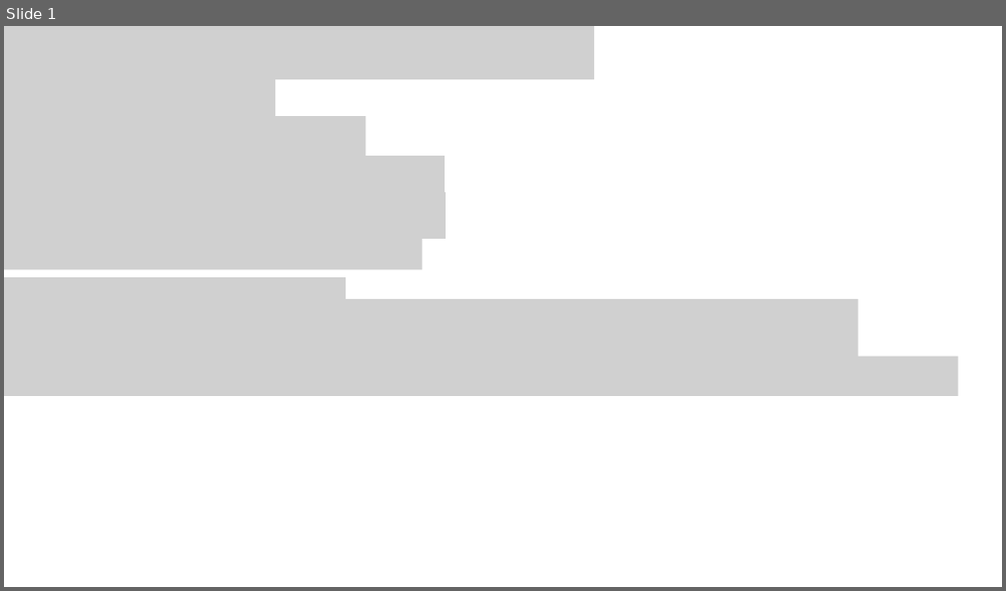
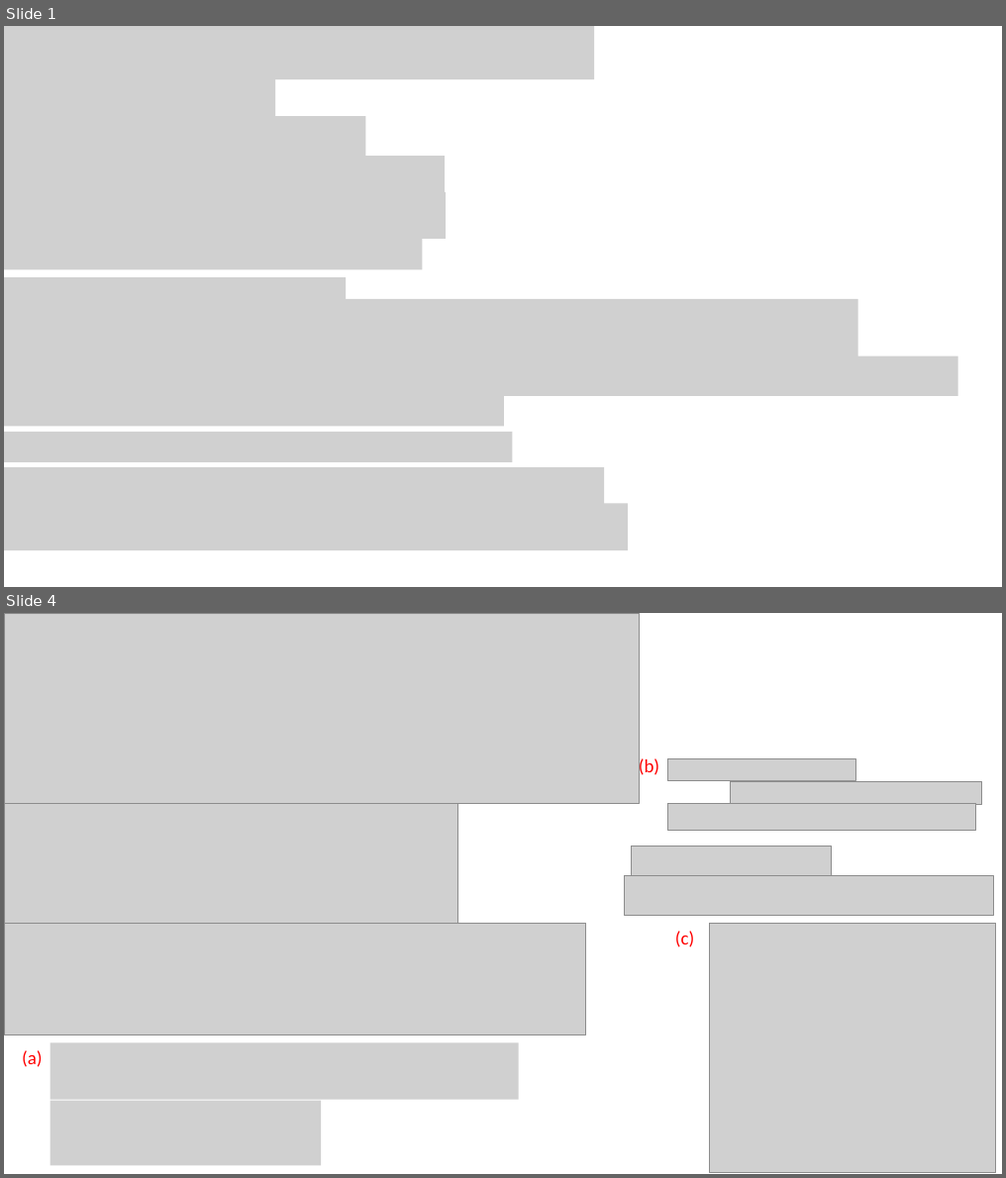
Before and after one commit to chris-nthu/communication, a slide deck: communication_theory/FINAL/FINAL大抄.pptx. Shown one above the other, each under a label of ours: slide 1 before the commit, slides 1 and 4 after it; the slides between them are not shown. The pictures are 1006x591 and 1006x1178 pixels, drawn with LibreOffice and Linux fonts; fonts in the diff are those of the drawing; grey boxes stand for pictures. Boxes give left, top, right and bottom in pixels: in the first picture for what was removed or moved away, otherwise in the second. Text is boxed around its words. In the diff, an @@ line names an element or a change of style, - is before the commit and + after.

```diff
--- a/communication_theory/FINAL/FINAL大抄.pptx
+++ b/communication_theory/FINAL/FINAL大抄.pptx
@@ slide 4 added at (4,613,1002,1174), background #FFFFFF @@
@@ picture added at (4,613,640,804) @@
@@ text added at (639,758,659,778), 18 pt, text #FF0000 @@
+(b)
@@ picture added at (668,759,856,781) @@
@@ picture added at (731,781,982,805) @@
@@ picture added at (4,804,458,924) @@
@@ picture added at (668,804,976,831) @@
@@ picture added at (632,846,832,875) @@
@@ picture added at (625,875,994,916) @@
@@ picture added at (4,924,586,1036) @@
@@ text added at (675,931,694,948), 18 pt, text #FF0000 @@
+(c)
@@ picture added at (709,924,996,1173) @@
@@ text added at (22,1051,42,1067), 18 pt, text #FF0000 @@
+(a)
@@ picture added at (51,1044,519,1100) @@
@@ picture added at (51,1100,322,1165) @@
@@ slide 1 changed as well @@
@@ picture added at (4,396,504,426) @@
@@ picture added at (4,432,512,463) @@
@@ picture added at (4,468,604,512) @@
@@ picture added at (4,503,628,551) @@
```
Also in this commit, not shown: 2 other slides changed, 3 other slides added.
